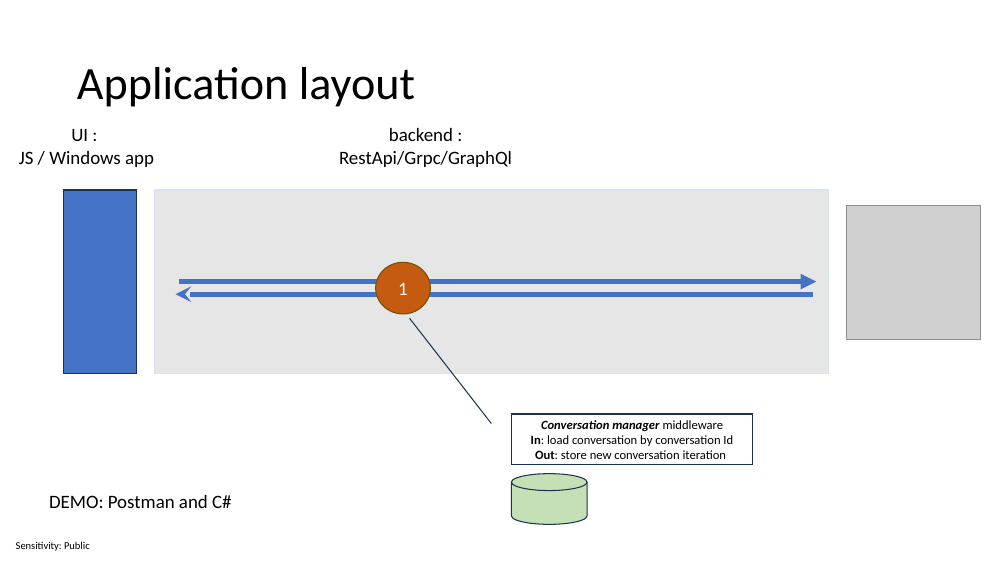
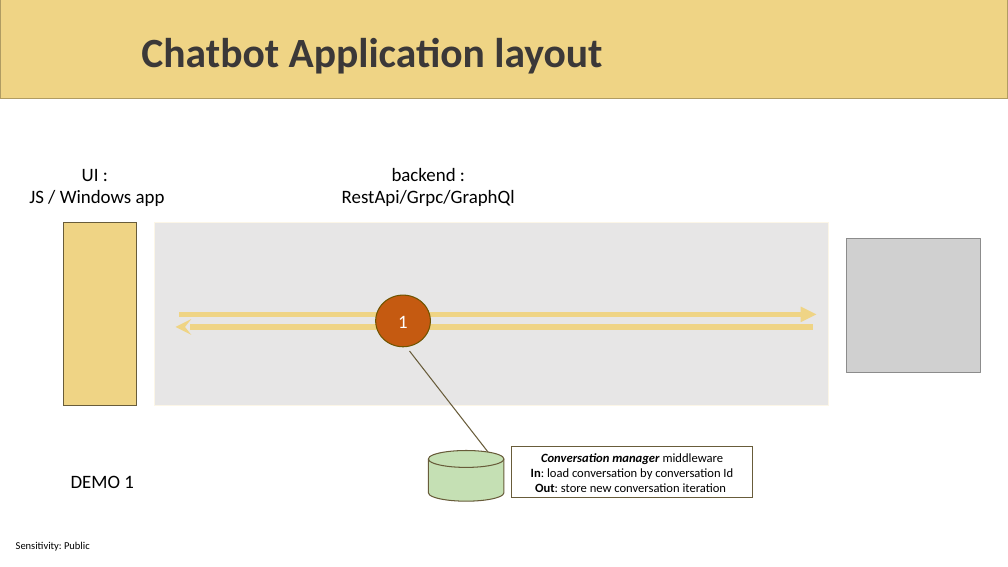
Before and after one commit to sabbadino/AzureDay2023Torino, a slide deck: slide 11 of sessions/room1_15_30/azure-day-ChatBot.pptx (slide 10 before the commit). Drawn at 1008x567 pixels with LibreOffice and Linux fonts; fonts in the diff are those of the drawing; grey boxes stand for pictures; background and template pictures are left out. Boxes give left, top, right and bottom in pixels: in the first picture for what was removed or moved away, otherwise in the second. Text is boxed around its words. In the diff, an @@ line names an element or a change of style, - is before the commit and + after.

```diff
--- a/sessions/room1_15_30/azure-day-ChatBot.pptx
+++ b/sessions/room1_15_30/azure-day-ChatBot.pptx
@@ rectangle added at [0,0,1008,99], fill #EFD485, outline #B19D62 1 pt @@
@@ title at [141,38,602,74]: text changed; size 44 to 39.6 pt; text colour #000000 to #3B3838; bold on @@
-Application layout
+Chatbot Application layout
@@ text "UI : JS / Windows ...": place and size @@
-text "UI : JS / Windows ..." at [19,129,154,167]
+text "UI : JS / Windows ..." at [29,169,165,206]
@@ text "backend : RestApi/Grpc/GraphQl": place and size @@
-text "backend : RestApi/Grpc/GraphQl" at [339,128,512,167]
+text "backend : RestApi/Grpc/GraphQl" at [342,168,515,206]
@@ rectangle at [63,223,136,406]: fill #4472C4 to #EFD485; outline #1E3256 1 pt to #695D3A 1 pt @@
@@ 2 rectangles, 1 ellipse, 1 border callout: place and size @@
-2 rectangles, 1 ellipse, 1 border callout at [63,190,830,465]
+2 rectangles, 1 ellipse, 1 border callout at [63,223,830,498]
@@ rectangle at [154,223,830,406]: outline #DAE3F3 1 pt to #FCF6E7 1 pt @@
@@ picture: place and size @@
-picture at [846,206,980,340]
+picture at [846,238,980,372]
@@ arrow moved from (179, 281) - (817, 281) to (175, 327) - (813, 327) @@
@@ arrow (175, 327) - (813, 327): stroke #4472C4 5 pt to #EFD485 5 pt; arrowheads changed @@
@@ arrow moved from (175, 294) - (813, 294) to (179, 315) - (817, 315) @@
@@ arrow (179, 315) - (817, 315): stroke #4472C4 5 pt to #EFD485 5 pt; arrowheads changed @@
@@ border callout "Conversation manager middleware In: load ..." at [512,447,753,498]: outline #1E3256 1 pt to #695D3A 1 pt @@
@@ text added at [71,475,134,488], 18 pt, text #000000 @@
+DEMO 1
@@ cylinder at [429,451,504,501]: outline #1E3256 1 pt to #695D3A 1 pt @@
@@ cylinder: place and size @@
-cylinder at [512,474,588,525]
+cylinder at [429,451,504,501]
@@ text removed at [49,495,231,508] @@
-DEMO: Postman and C#
```
Also in this commit, not shown: 32 other slides changed, 5 slides added, 1 slide removed, 3 other files.
